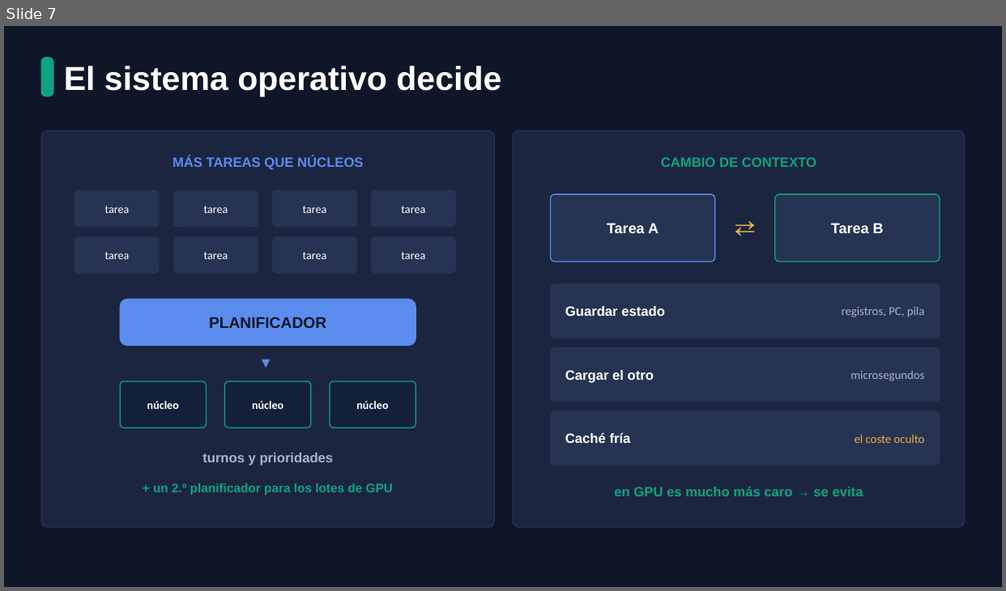
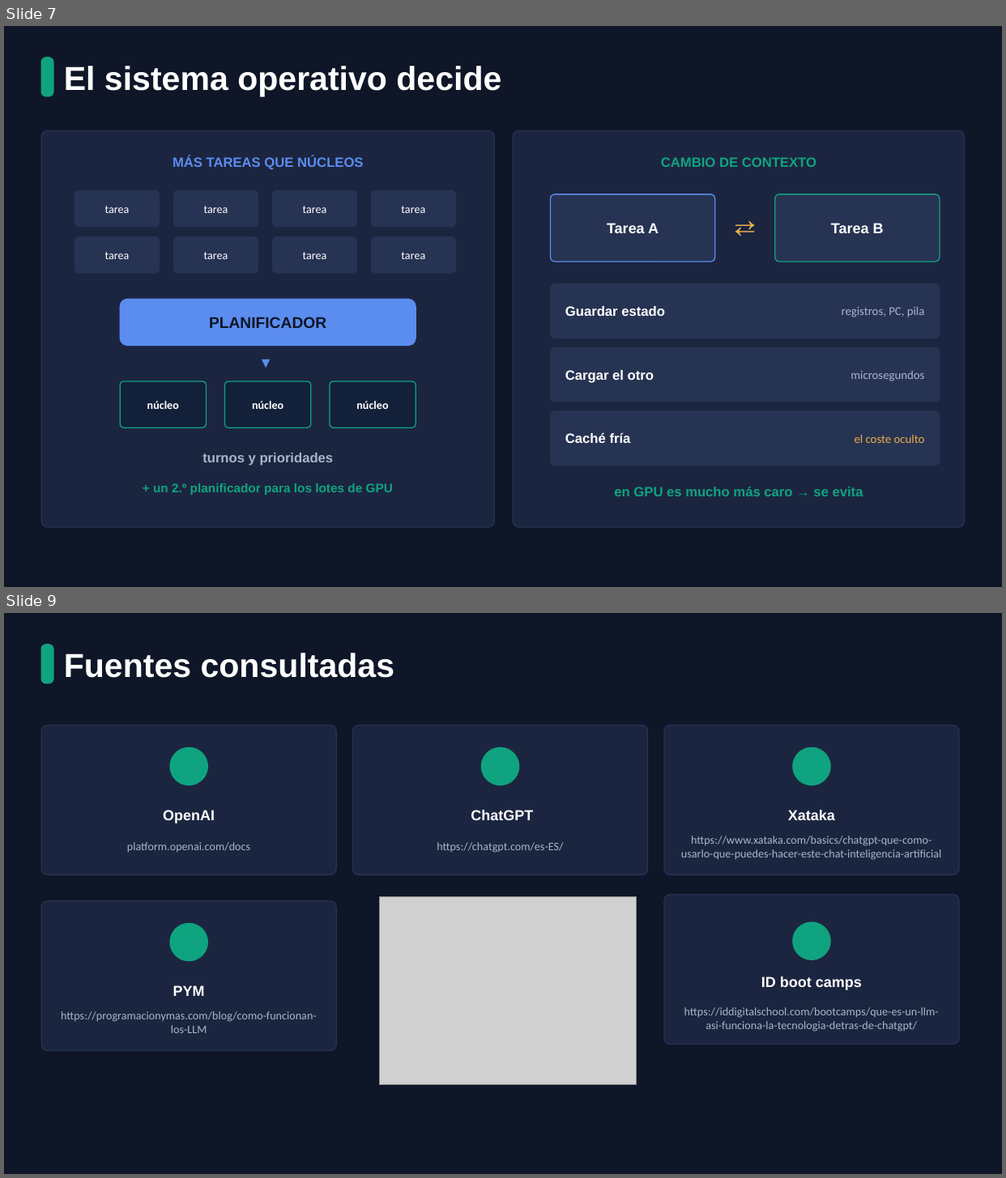
Before and after one commit to NickKF17/Dam_Nick, a slide deck: Dam2_Nick/Programacion de Servicios y Procesos/ChatGPT_Presentacion_Visual.pptx. Shown one above the other, each under a label of ours: slide 7 before the commit, slides 7 and 9 after it; the slides between them are not shown. The pictures are 1006x591 and 1006x1178 pixels, drawn with LibreOffice and Linux fonts; fonts in the diff are those of the drawing; grey boxes stand for pictures. Boxes give left, top, right and bottom in pixels: in the first picture for what was removed or moved away, otherwise in the second. Text is boxed around its words. In the diff, an @@ line names an element or a change of style, - is before the commit and + after.

```diff
--- a/Dam2_Nick/Programacion de Servicios y Procesos/ChatGPT_Presentacion_Visual.pptx
+++ b/Dam2_Nick/Programacion de Servicios y Procesos/ChatGPT_Presentacion_Visual.pptx
@@ slide 9 added at box(4, 613, 1002, 1174), background #0E1628 @@
@@ rounded rectangle added at box(41, 645, 53, 683), fill #10A37F, outline #10A37F 1 pt @@
@@ text added at box(64, 653, 395, 678), 32 pt, text #FFFFFF, bold @@
+Fuentes consultadas
@@ rounded rectangle added at box(41, 726, 336, 875), fill #1B2540, outline #273353 1 pt @@
@@ rounded rectangle added at box(353, 726, 648, 875), fill #1B2540, outline #273353 1 pt @@
@@ rounded rectangle added at box(664, 726, 959, 875), fill #1B2540, outline #273353 1 pt @@
@@ ellipse added at box(170, 747, 207, 786), fill #10A37F, outline #10A37F 1 pt @@
@@ ellipse added at box(482, 747, 519, 786), fill #10A37F, outline #10A37F 1 pt @@
@@ ellipse added at box(793, 747, 830, 786), fill #10A37F, outline #10A37F 1 pt @@
@@ text added at box(163, 810, 215, 824), 14 pt, text #FFFFFF, bold @@
+OpenAI
@@ text added at box(471, 810, 533, 820), 14 pt, text #FFFFFF, bold @@
+ChatGPT
@@ text added at box(788, 810, 835, 820), 14 pt, text #FFFFFF, bold @@
+Xataka
@@ text added at box(127, 842, 250, 852), 11 pt, text #A9B4CC @@
+platform.openai.com/docs
@@ text added at box(437, 842, 563, 853), 11 pt, text #A9B4CC @@
+https://chatgpt.com/es-ES/
@@ text added at box(681, 836, 942, 860), 11 pt, text #A9B4CC @@
+https://www.xataka.com/basics/chatgpt-que-como-usarlo-que-puedes-hacer-este-chat-inteligencia-artificial
@@ rounded rectangle added at box(41, 901, 336, 1051), fill #1B2540, outline #273353 1 pt @@
@@ picture added at box(379, 897, 637, 1085) @@
@@ rounded rectangle added at box(664, 895, 959, 1044), fill #1B2540, outline #273353 1 pt @@
@@ ellipse added at box(170, 924, 207, 961), fill #10A37F, outline #10A37F 1 pt @@
@@ ellipse added at box(793, 923, 830, 960), fill #10A37F, outline #10A37F 1 pt @@
@@ text added at box(761, 977, 862, 990), 14 pt, text #FFFFFF, bold @@
+ID boot camps
@@ text added at box(173, 986, 205, 996), 14 pt, text #FFFFFF, bold @@
+PYM
@@ text added at box(61, 1012, 317, 1033), 11 pt, text #A9B4CC @@
+https://programacionymas.com/blog/como-funcionan-los-LLM
@@ text added at box(684, 1007, 939, 1032), 11 pt, text #A9B4CC @@
+https://iddigitalschool.com/bootcamps/que-es-un-llm-asi-funciona-la-tecnologia-detras-de-chatgpt/
```
Also in this commit, not shown: 6 slides changed, 1 other slide added, 2 slides removed, 3 other files.
